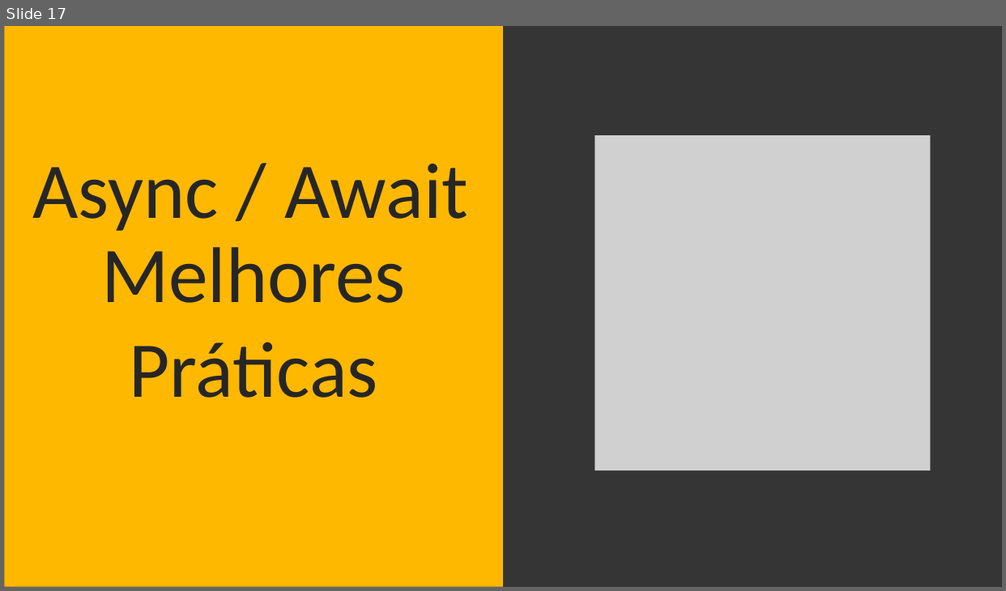
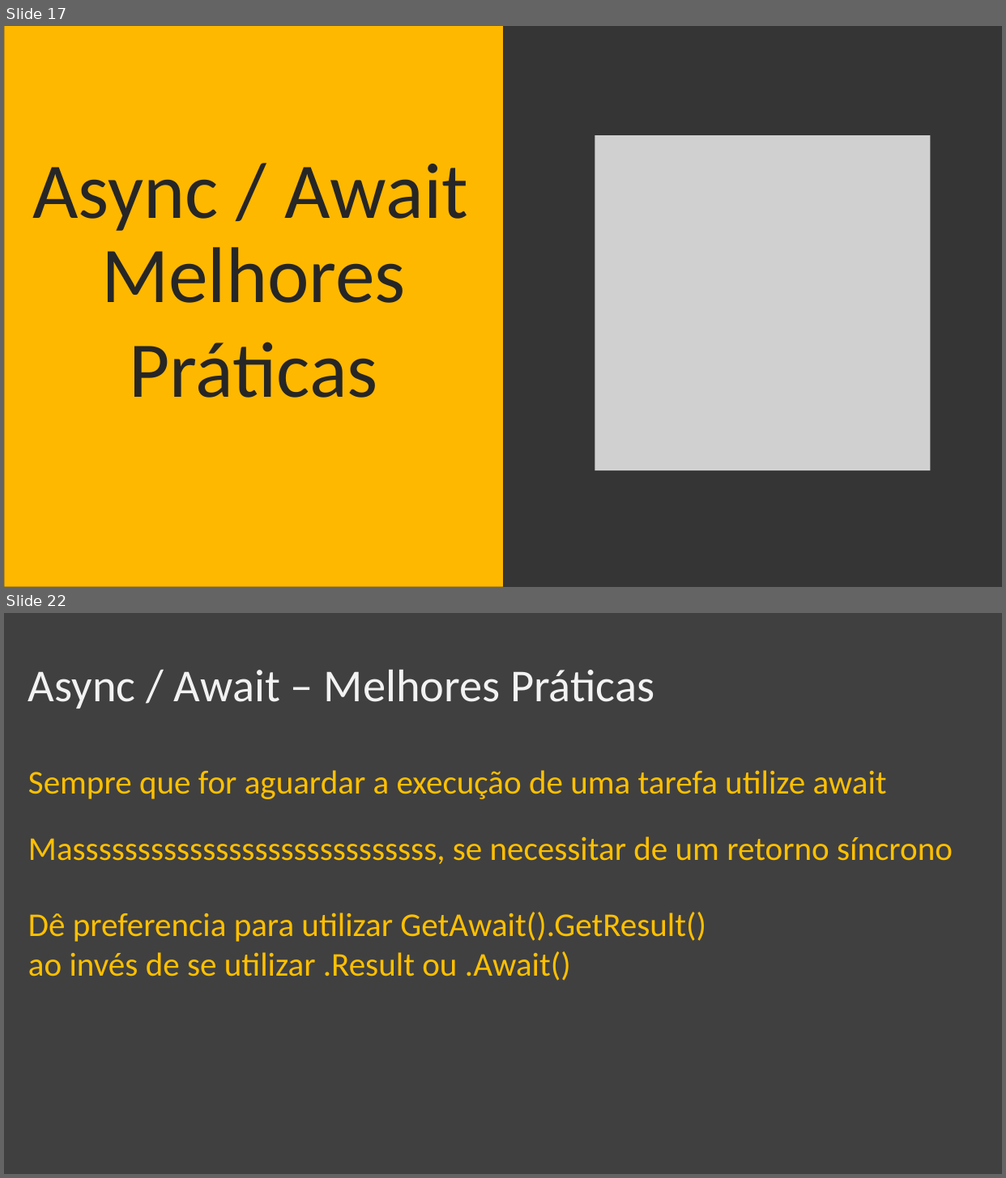
Before and after one commit to sostenes198/.NET-Estudos, a slide deck: AsyncAwait/Apresentacao-Squadra/Apresentacao-Async-Await.pptx. Shown one above the other, each under a label of ours: slide 17 before the commit, slides 17 and 22 after it; the slides between them are not shown. The pictures are 1006x591 and 1006x1178 pixels, drawn with LibreOffice and Linux fonts; fonts in the diff are those of the drawing; grey boxes stand for pictures. Boxes give left, top, right and bottom in pixels: in the first picture for what was removed or moved away, otherwise in the second. Text is boxed around its words. In the diff, an @@ line names an element or a change of style, - is before the commit and + after.

```diff
--- a/AsyncAwait/Apresentacao-Squadra/Apresentacao-Async-Await.pptx
+++ b/AsyncAwait/Apresentacao-Squadra/Apresentacao-Async-Await.pptx
@@ slide 22 added at [4, 613, 1002, 1174], background #404040 @@
@@ text added at [28, 670, 654, 709], 44 pt, text #F2F2F2 @@
+Async / Await – Melhores Práticas
@@ text added at [28, 770, 887, 799], 32 pt, text #FFC000 @@
+Sempre que for aguardar a execução de uma tarefa utilize await
@@ text added at [28, 837, 953, 864], 32 pt, text #FFC000 @@
+Massssssssssssssssssssssssssss, se necessitar de um retorno síncrono
@@ text added at [28, 912, 706, 981], 32 pt, text #FFC000 @@
+Dê preferencia para utilizar GetAwait().GetResult()
+ao invés de se utilizar .Result ou .Await()
```
Also in this commit, not shown: 4 slides changed, 22 other slides added, 1 slide removed, 10 other files.
